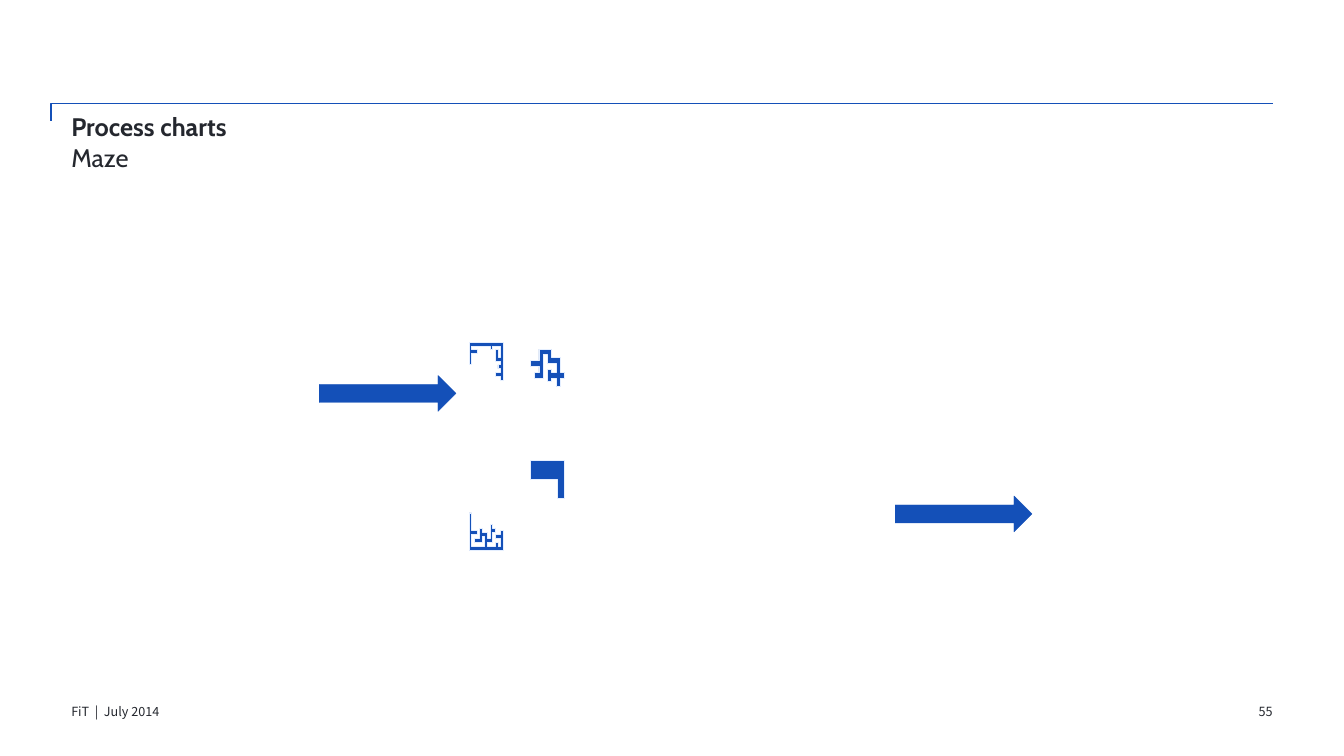
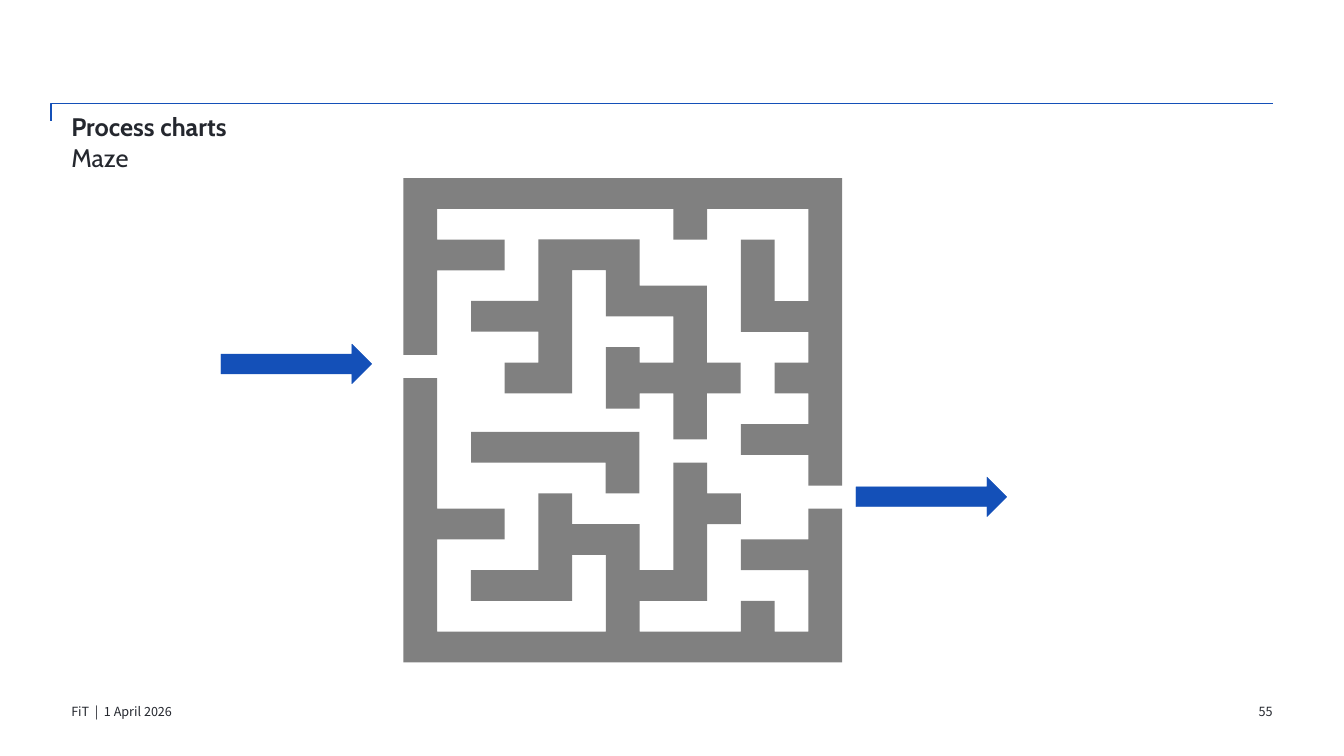
Before and after one commit to billyoftea/ppt-asset-library, a slide deck: slide 55 of assets/bundle.pptx. Drawn at 1344x756 pixels with LibreOffice and Linux fonts; fonts in the diff are those of the drawing. Boxes give left, top, right and bottom in pixels: in the first picture for what was removed or moved away, otherwise in the second. Text is boxed around its words. In the diff, an @@ line names an element or a change of style, - is before the commit and + after.

Commit message:
Updates

```diff
--- a/assets/bundle.pptx
+++ b/assets/bundle.pptx
@@ right arrow: place and size @@
-right arrow at (320,375,457,411)
+right arrow at (221,344,372,383)
@@ group added at (403,178,843,662): 4 freeform shapes @@
@@ right arrow: place and size @@
-right arrow at (895,496,1032,532)
+right arrow at (856,477,1007,516)
@@ group removed at (469,342,565,551): 4 freeform shapes @@
@@ text at (71,706,172,719): text changed @@
-FiT | July 2014
+FiT | 1 April 2026
```
Also in this commit, not shown: 86 other slides changed.
